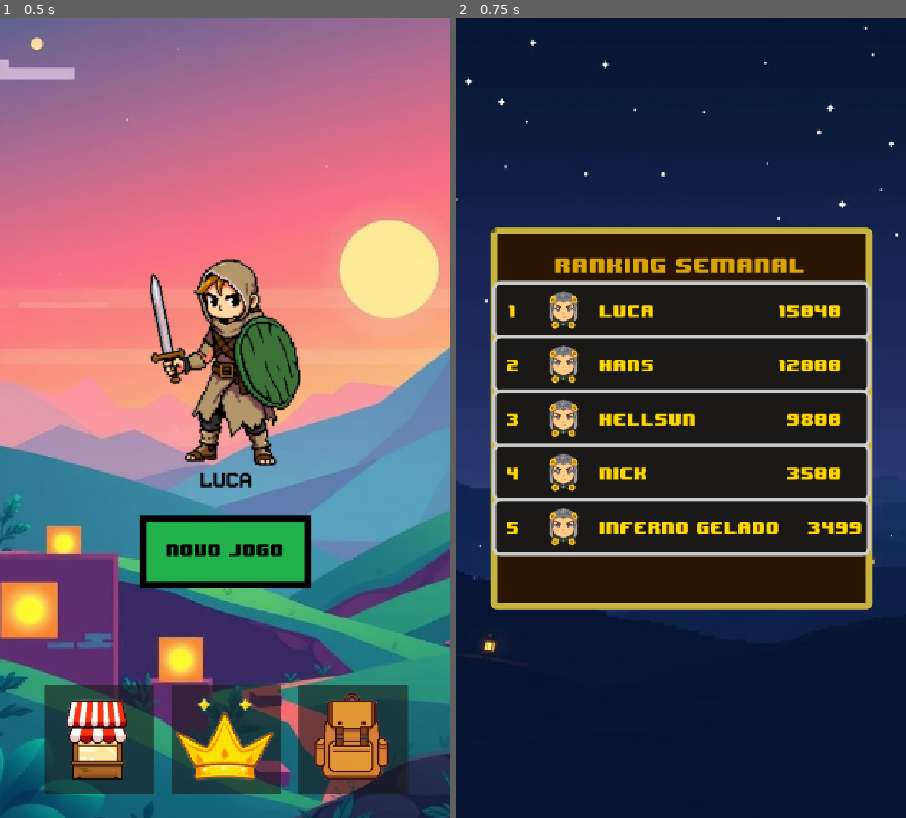
Above: before the commit, frames 1-2 (left to right).
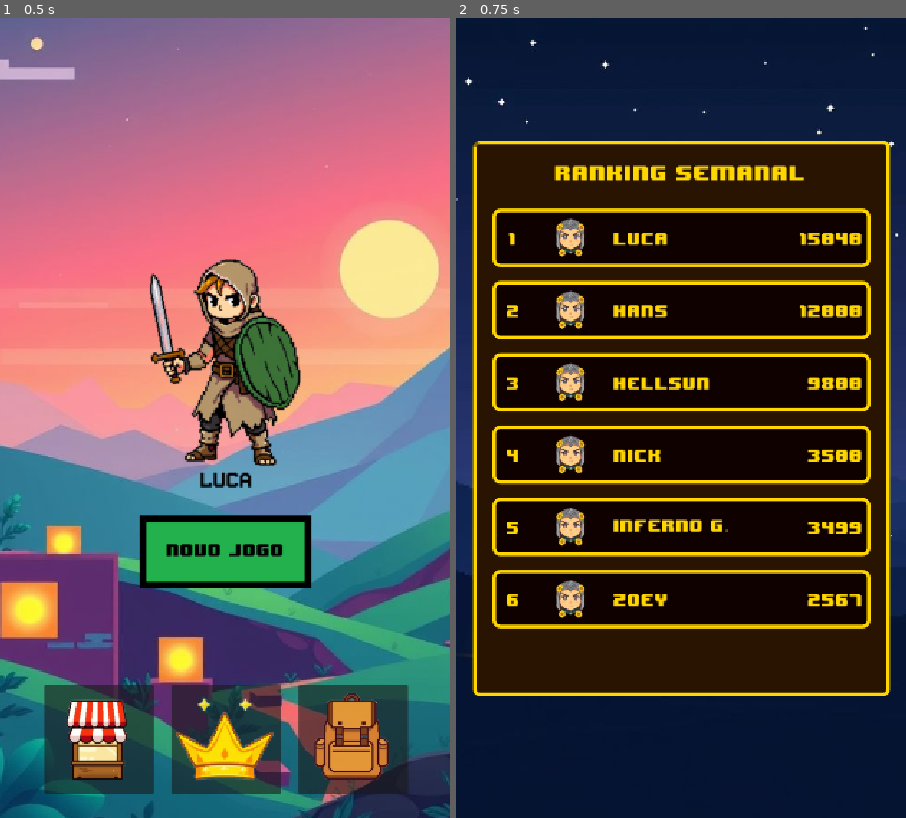
Above: after the commit, the same moments.

Repository: cryptofabrikah-oss/wordmix
Game: Godot game, scene res://scenes/Start.tscn
Same seed, same stepped clock (60 frames per second), same inputs: the game is played once before the commit and once after it.
Inputs (mouse positions are in pixels of both pictures, inside the frame that each line leads up to):
- Up to frame 1 (0.5 s): no input
- Up to frame 2 (0.75 s): click (681, 738) at 0.5 s

Frame 1 is identical in both runs. In frame 2, 38% of the frame differs, in the area x 3-97%, y 15-85%.

Commit message:
update rank UI 2.1

Diff:
--- a/rank.gd
+++ b/rank.gd
@@ -7,15 +7,17 @@
 	{"name": "Hans", "score": 12000, "avatar": "res://assets/avatar1.png"},
 	{"name": "Hellsun", "score": 9800,  "avatar": "res://assets/avatar1.png"},
 	{"name": "Nick", "score": 3500,  "avatar": "res://assets/avatar1.png"},
-	{"name": "Inferno Gelado", "score": 3499,  "avatar": "res://assets/avatar1.png"},
+	{"name": "Inferno G.", "score": 3499,  "avatar": "res://assets/avatar1.png"},
+	{"name": "Zoey", "score": 2567,  "avatar": "res://assets/avatar1.png"},
+
 ]
 
 
 func _ready():
 	var style = StyleBoxFlat.new()
-	style.bg_color = Color(0.1, 0.1, 0.1, 0.9)   # fundo escuro
-	style.border_color = Color8(200, 180, 60, 255)      # borda dourada
-	style.set_border_width_all(10)              # bordas arredondadas
+
+	style.border_color = Color(1, 0.84, 0)   # borda dourada
+	style.set_border_width_all(5)              # bordas arredondadas
 	style.set_corner_radius_all(8)
 	style.bg_color = Color8(40, 20, 0, 255)  # laranja escuro sólido
 
@@ -29,13 +31,15 @@
 	for child in ranking_list.get_children():
 		child.queue_free()
 
+	ranking_list.add_theme_constant_override("separation", 30)
+
 	var pos = 1
 	for player in ranking_data:
 		# Cada linha vai ser um PanelContainer (pra poder ter fundo)
 		var row_panel = PanelContainer.new()
 		var style = StyleBoxFlat.new()
-		style.bg_color = Color(0.1, 0.1, 0.1, 0.9) # fundo escuro semi-transparente
-		style.border_color = Color(0.8, 0.8, 0.8)  # borda clara
+		style.bg_color = Color.hex(0x100101FF) # fundo escuro semi-transparente
+		style.border_color = Color(1, 0.84, 0) # borda clara
 		style.set_corner_radius_all(10)
 		style.set_expand_margin_all(5)
 		style.set_border_width_all(5)
@@ -43,7 +47,7 @@
 
 		# HBox dentro do Panel
 		var row = HBoxContainer.new()
-		row.add_theme_constant_override("separation", 20)
+		row.add_theme_constant_override("separation", 30)
 
 		# Posição
 		var pos_lbl = Label.new()
@@ -80,7 +84,6 @@
 		ranking_list.add_child(row_panel)
 		pos += 1
 
-
 func _make_lbl_style(lbl: Label, color: Color) -> void:
 	lbl.add_theme_color_override("font_color", color)
 	# você pode usar uma fonte pixel art carregada via .tres ou .ttf aqui
--- a/scenes/Rank.tscn
+++ b/scenes/Rank.tscn
@@ -15,6 +15,7 @@
 script = ExtResource("1_g8rdk")
 
 [node name="Background2" type="TextureRect" parent="."]
+layout_mode = 0
 offset_left = -38.0
 offset_top = -60.0
 offset_right = 688.0
@@ -28,20 +29,21 @@
 anchor_top = 0.5
 anchor_right = 0.5
 anchor_bottom = 0.5
-offset_left = -275.0
-offset_top = -275.0
-offset_right = 275.0
-offset_bottom = 275.0
+offset_left = -300.0
+offset_top = -400.0
+offset_right = 300.0
+offset_bottom = 400.0
 grow_horizontal = 2
 grow_vertical = 2
 theme = ExtResource("2_60f4y")
 
 [node name="Weekly" type="Label" parent="Mainpanel"]
-layout_mode = 2
-offset_right = 550.0
-offset_bottom = 105.0
+layout_mode = 1
+anchors_preset = 10
+anchor_right = 1.0
+offset_bottom = 90.0
 grow_horizontal = 2
-theme_override_colors/font_color = Color(0.861695, 0.644387, 0.0214721, 1)
+theme_override_colors/font_color = Color(1, 0.843137, 0, 1)
 theme_override_fonts/font = ExtResource("2_4xgk3")
 theme_override_font_sizes/font_size = 25
 text = "RANKING SEMANAL"
